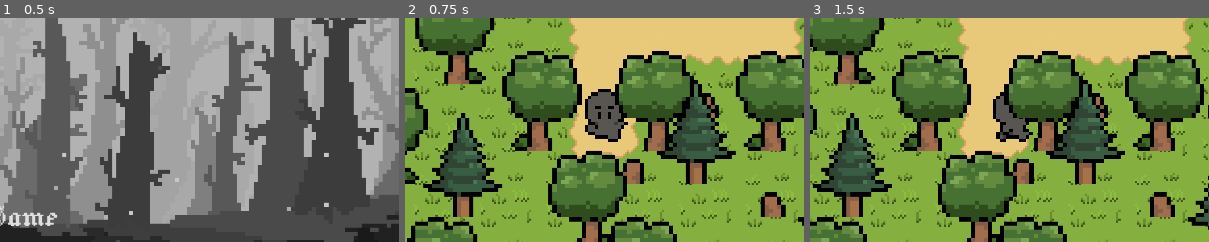
Above: before the commit, frames 1-3 (left to right).
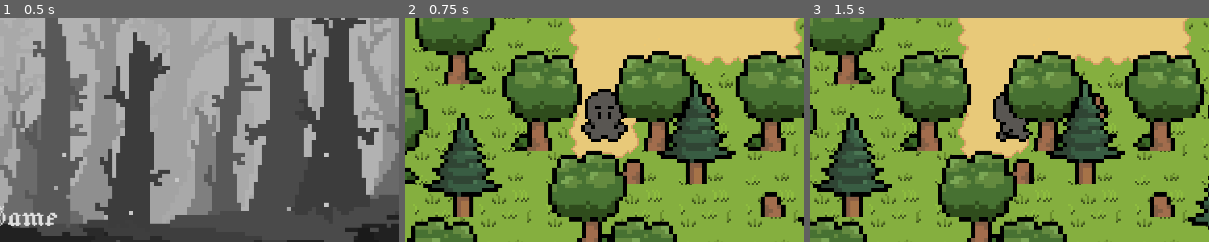
Above: after the commit, the same moments.

Repository: SosiskaKillerS/Darkness-of-the-Eternal-Lost---Songs-of-Twilight
Game: Godot game, scene res://main_menu.tscn
Two runs of this game, one before a commit and one after it. Both use one fixed random seed, a clock stepped at 60 frames per second and the inputs below.
Inputs (mouse positions are % of the whole screen's width and height, from its top left):
- Up to frame 1 (0.5 s): no input
- Up to frame 2 (0.75 s): click "Continue Game" at 0.5 s
- Up to frame 3 (1.5 s): tap Enter (ui_accept) at 1.25 s; move the mouse to (72, 45) at 1.27 s; hold D (RIGHT) from 1.28 s (still down); click (72, 45) at 1.42 s
The pictures show only the part of the screen within x 25-75%, y 28-78%; the shares and areas given below are measured in that part.

Frame 1 is identical in both runs. In frame 2, 0.4% of the frame differs, in the area x 44-56%, y 45-56%; in frame 3, nothing differs.

Commit message:
Update battle

Diff:
--- /dev/null
+++ b/BaseEnemy.gd
@@ -0,0 +1,6 @@
+extends Resource
+
+@export var name: String = "Skeleton"
+@export var texture: Texture = null
+@export var health: int = 4
+@export var damage: int = 1
--- a/Hero.gd
+++ b/Hero.gd
@@ -3,6 +3,11 @@
 @export var speed = 400 # Скорость персонажа
 
 @onready var animation_player = $AnimationPlayer #чтобы удобней писать
+
+var current_health = 2
+var max_health = 2
+var damage = 1
+
 
 func get_input(): # Функция, чтобы получить направление
 	var input_direction = Input.get_vector("LEFT", "RIGHT", "UP", "DOWN")
--- /dev/null
+++ b/State.gd
@@ -0,0 +1,5 @@
+extends Node
+
+var health = 2
+var max_health = 2
+var damage = 1
--- a/game.tscn
+++ b/game.tscn
@@ -510,7 +510,6 @@
 scale = Vector2(8, 8)
 texture = ExtResource("4_3q5aj")
 hframes = 12
-frame = 1
 
 [node name="AnimationPlayer" type="AnimationPlayer" parent="Player/Player"]
 libraries = {
--- a/project.godot
+++ b/project.godot
@@ -15,6 +15,10 @@
 run/main_scene="res://main_menu.tscn"
 config/features=PackedStringArray("4.2", "Forward Plus")
 config/icon="res://icon.svg"
+
+[autoload]
+
+State="*res://State.gd"
 
 [display]
 
--- a/skeleton_battle.gd
+++ b/skeleton_battle.gd
@@ -1,14 +1,25 @@
 extends Control
+
 @onready var battle = $"."
 @onready var player = $"../../Player/Player"
+
+
 signal textbox_closed
+
+
 func _ready():
+	set_health($PlayerPanel/PlayerData/ProgressBar, State.health, State.max_health)
 	$TextBox.hide()
 	$ActionPanel.hide()
-
 	display_text("It was looked better from afar...")
 	await textbox_closed
 	$ActionPanel.show()
+
+func set_health(progress_bar, health, max_health):
+	progress_bar.value = health
+	progress_bar.max_value = max_health
+	progress_bar.get_node("Label").text = "%d/%d" % [health, max_health]
+
 func _input(event):
 	if Input.is_action_just_pressed("ui_accept") or Input.is_mouse_button_pressed(MOUSE_BUTTON_LEFT) and $TextBox.visible:
 		$TextBox.hide()
